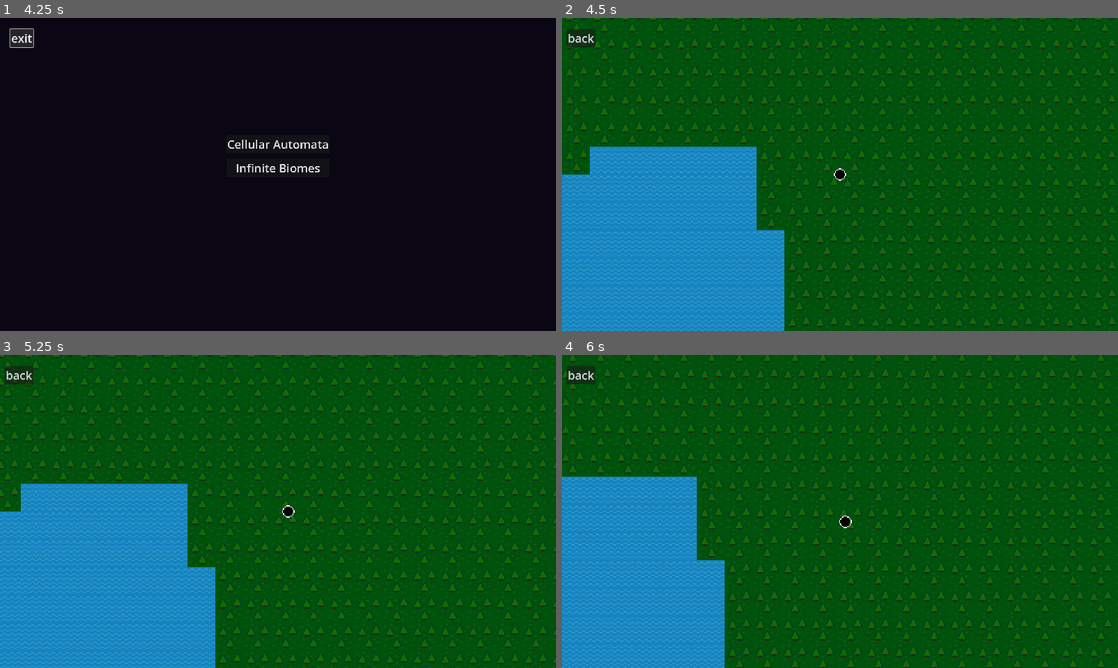
Above: before the commit, frames 1-4 (two rows, left to right).
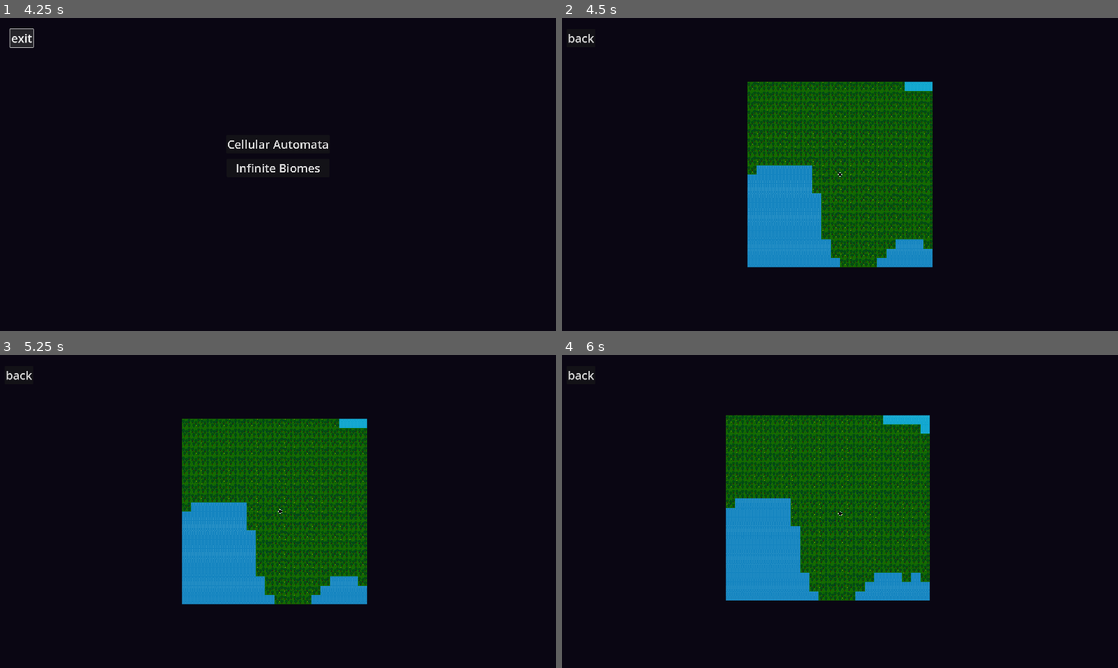
Above: after the commit, the same moments.

Repository: G-Milzink/ProcGen_exp
Game: Godot game, scene res://main.tscn
The game is run twice, just before and just after one commit, with the same random seed, the same clock (stepped at 60 frames per second) and the same inputs.
Inputs:
- Up to frame 1 (4.25 s): click "Cellular Automata" at 0.5 s; click "New Map" at 1.25 s; click "New Map" at 2 s; click "Iterate" at 2.75 s; click "back" at 3.5 s
- Up to frame 2 (4.5 s): click "Infinite Biomes" at 4.25 s
- Up to frame 3 (5.25 s): tap Enter at 5 s; hold D (right) from 5.03 s (still down)
- Up to frame 4 (6 s): release D (right) at 5.78 s; hold S (down) from 5.78 s (still down)

Frame 1 is identical in both runs. In frame 2, 93% of the frame differs, in the area x 0-100%, y 0-100%; in frame 3, 93%; in frame 4, 93%.

Commit message:
everything stable

Diff:
--- a/cellular_automata_01/cellular_automata_01.gd
+++ b/cellular_automata_01/cellular_automata_01.gd
@@ -30,8 +30,8 @@
 #endregion
 
 func _ready():
-	offset_x = -width/2
-	offset_y = -height/2
+	offset_x = -width/2.0
+	offset_y = -height/2.0
 	_SetFloorLayer()
 	_generateNoiseGrid()
 	for i in nr_of_iterations:
@@ -148,8 +148,8 @@
 
 func _on_regenerate_pressed():
 	iterations_done = 0
-	offset_x = -width/2
-	offset_y = -height/2
+	offset_x = -width/2.0
+	offset_y = -height/2.0
 	_SetFloorLayer()
 	noise_gen._newSeed()
 	_generateNoiseGrid()
--- a/infinite_biomes/infinite_biomes.gd
+++ b/infinite_biomes/infinite_biomes.gd
@@ -3,17 +3,17 @@
 @onready var tile_map = $TileMap
 @onready var player = $IB_Player
 
-@export var width = 64
-@export var height = 64
+@export var width = 20
+@export var height = 20
 @export var sea_level = 0
 
 @export var moisture: FastNoiseLite
 @export var tempurature: FastNoiseLite
 @export var altitude: FastNoiseLite
-var loaded_chunks = []
 var player_tile_pos
 
 func _ready():
+
 	moisture.seed = randi()
 	tempurature.seed = randi()
 	altitude.seed = randi()
@@ -22,41 +22,19 @@
 	player_tile_pos = tile_map.local_to_map(player.position)
 
 	_generate_chunk(player_tile_pos)
-	#_unloadDistantChunks(player_tile_pos)
 
 func _generate_chunk(player_position):
-	var chunk = []
 	for x in range(width):
 		for y in range(height):
 
 			var pos = Vector2(player_position.x - (width/2.0) + x, player_position.y - (height/2.0) + y)
-			var moist = ((moisture.get_noise_2d(pos.x,pos.y) +1) * 0.5)*3
-			var temp = ((tempurature.get_noise_2d(pos.x,pos.y) +1) * 0.5)*3
+			var moist = moisture.get_noise_2d(pos.x,pos.y)
+			moist = round((((moist + 1.0) * 0.5 ) * 100.0) / 25.0)
+			var temp = tempurature.get_noise_2d(pos.x,pos.y)
+			temp = round((((temp + 1.0) * 0.5 ) * 100.0) / 25.0)
 			var alt = altitude.get_noise_2d(pos.x,pos.y) * 10.0
-			var atlas_coords = Vector2(floor(moist), floor(temp))
+			var atlas_coords = Vector2(moist,temp)
 			if alt < sea_level:
 				tile_map.set_cell(0,pos,0, Vector2(3,1))
 			else:
 				tile_map.set_cell(0,pos,0, atlas_coords)
-			loaded_chunks.append(Vector2i(player_position.x,player_position.y))
-
-func _getDistance(pos1, pos2):
-	var result = pos1 - pos2
-	return sqrt(result.x ** 2.0 + result.y ** 2.0)
-
-func _clearChunk(player_position):
-	for x in range(width):
-		for y in range(height):
-
-			var pos = Vector2(player_position.x - (width/2.0) + x, player_position.y - (height/2) + y)
-			tile_map.erase_cell(0,pos)
-
-func _unloadDistantChunks(player_position):
-	var unload_distance = (width * 2.0) + 1.0
-
-	for chunk in loaded_chunks:
-		var distance_to_player = _getDistance(chunk, player_position)
-
-		if distance_to_player > unload_distance:
-			_clearChunk(chunk)
-			loaded_chunks.erase(chunk)
--- a/infinite_biomes/infinite_biomes.tscn
+++ b/infinite_biomes/infinite_biomes.tscn
@@ -30,5 +30,6 @@
 [node name="IB_Player" parent="." instance=ExtResource("3_5kqlm")]
 
 [node name="Camera2D" type="Camera2D" parent="IB_Player"]
-zoom = Vector2(3, 3)
+process_callback = 0
 position_smoothing_enabled = true
+position_smoothing_speed = 10.0
--- a/project.godot
+++ b/project.godot
@@ -1,11 +1,3 @@
-; Engine configuration file.
-; It's best edited using the editor UI and not directly,
-; since the parameters that go here are not all obvious.
-;
-; Format:
-;   [section] ; section goes between []
-;   param=value ; assign values to parameters
-
 config_version=5
 
 [application]
@@ -14,6 +6,7 @@
 run/main_scene="res://main.tscn"
 config/features=PackedStringArray("4.2", "Forward Plus")
 config/icon="res://icon.svg"
+config/tags=PackedStringArray("learning", "project")
 
 [debug]
 
--- /dev/null
+++ b/tests/noisetest.gd
@@ -0,0 +1,20 @@
+extends Node2D
+
+@export var noise: FastNoiseLite
+
+var size = 1000
+
+var min = 0.0
+var max = 0.0
+var value = 0.0
+
+func _process(delta):
+
+	if Input.is_action_just_pressed("ui_cancel"):
+		noise.seed = randi()
+		for x in range(size):
+			for y in range(size):
+				value =  noise.get_noise_2d(x,y)
+				value = round((((value + 1.0) * 0.5 ) * 100.0) / 25.0)
+				if value == 0:
+					print("0")
--- /dev/null
+++ b/tests/noisetest.tscn
@@ -0,0 +1,15 @@
+[gd_scene load_steps=3 format=3 uid="uid://cxxjrr1cr381u"]
+
+[ext_resource type="Script" path="res://tests/noisetest.gd" id="1_gpuv2"]
+
+[sub_resource type="FastNoiseLite" id="FastNoiseLite_phdmi"]
+noise_type = 0
+frequency = 0.0216
+fractal_octaves = 6
+fractal_lacunarity = 1.725
+fractal_gain = 0.585
+fractal_weighted_strength = 0.14
+
+[node name="noisetest" type="Node2D"]
+script = ExtResource("1_gpuv2")
+noise = SubResource("FastNoiseLite_phdmi")
--- a/tilesets/inf_biomes.tres
+++ b/tilesets/inf_biomes.tres
@@ -37,54 +37,6 @@
 2:3/0/terrain_set = 0
 3:3/0 = 0
 3:3/0/terrain_set = 0
-4:0/0 = 0
-5:0/0 = 0
-6:0/0 = 0
-7:0/0 = 0
-4:1/0 = 0
-5:1/0 = 0
-6:1/0 = 0
-7:1/0 = 0
-4:2/0 = 0
-5:2/0 = 0
-6:2/0 = 0
-7:2/0 = 0
-4:3/0 = 0
-5:3/0 = 0
-6:3/0 = 0
-7:3/0 = 0
-0:4/0 = 0
-1:4/0 = 0
-2:4/0 = 0
-3:4/0 = 0
-4:4/0 = 0
-5:4/0 = 0
-6:4/0 = 0
-7:4/0 = 0
-0:5/0 = 0
-1:5/0 = 0
-2:5/0 = 0
-3:5/0 = 0
-4:5/0 = 0
-5:5/0 = 0
-6:5/0 = 0
-7:5/0 = 0
-0:6/0 = 0
-1:6/0 = 0
-2:6/0 = 0
-3:6/0 = 0
-4:6/0 = 0
-5:6/0 = 0
-6:6/0 = 0
-7:6/0 = 0
-0:7/0 = 0
-1:7/0 = 0
-2:7/0 = 0
-3:7/0 = 0
-4:7/0 = 0
-5:7/0 = 0
-6:7/0 = 0
-7:7/0 = 0
 
 [resource]
 tile_size = Vector2i(32, 32)
